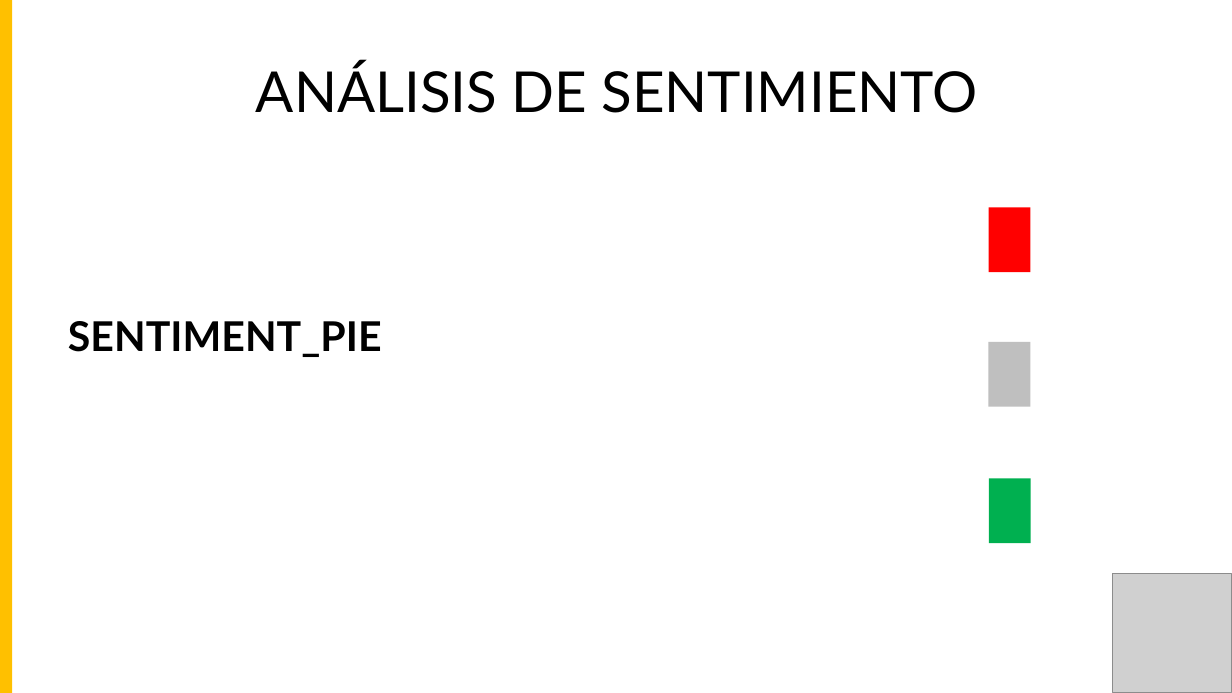
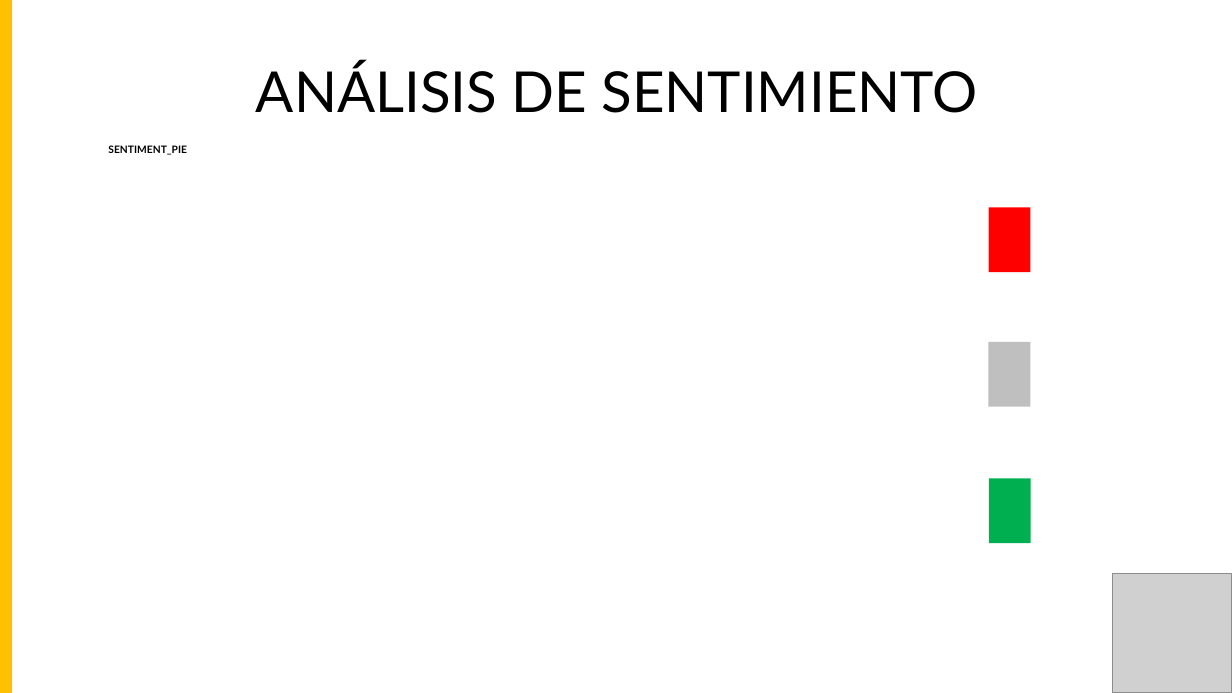
Before and after one commit to 2mingho/powerpoint-automated-web, a slide deck: slide 4 of powerpoints/Reporte_plantilla.pptx. Drawn at 1232x693 pixels with LibreOffice and Linux fonts; fonts in the diff are those of the drawing; grey boxes stand for pictures. Boxes give left, top, right and bottom in pixels: in the first picture for what was removed or moved away, otherwise in the second. Text is boxed around its words. In the diff, an @@ line names an element or a change of style, - is before the commit and + after.

```diff
--- a/powerpoints/Reporte_plantilla.pptx
+++ b/powerpoints/Reporte_plantilla.pptx
@@ text "SENTIMENT_PIE": place and size @@
-text "SENTIMENT_PIE" at box(68, 321, 382, 357)
+text "SENTIMENT_PIE" at box(108, 145, 187, 155)
@@ text "SENTIMENT_PIE" at box(108, 145, 187, 155): size 32 to 8 pt @@
```
Also in this commit, not shown: 4 other slides changed, 3 other files.
